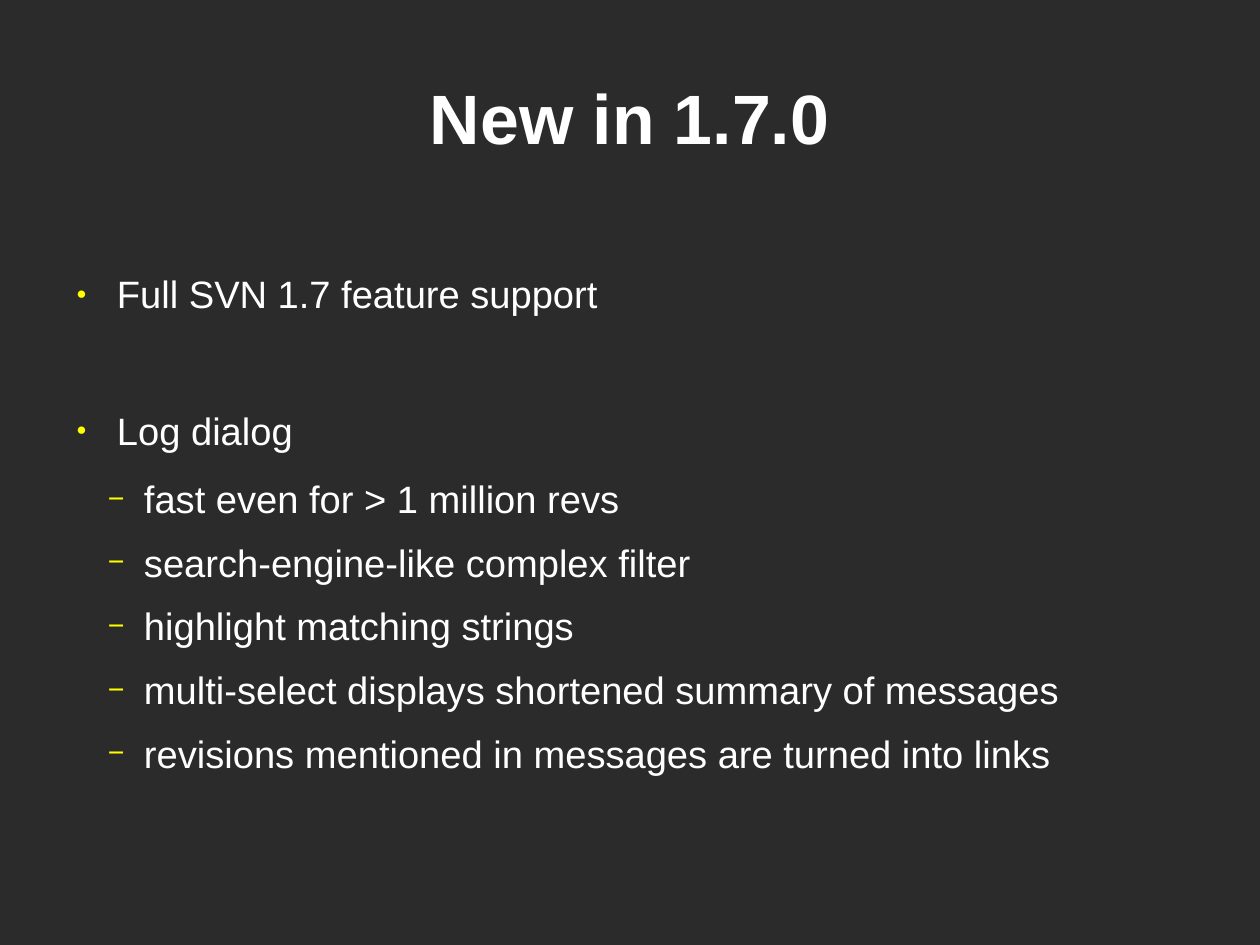
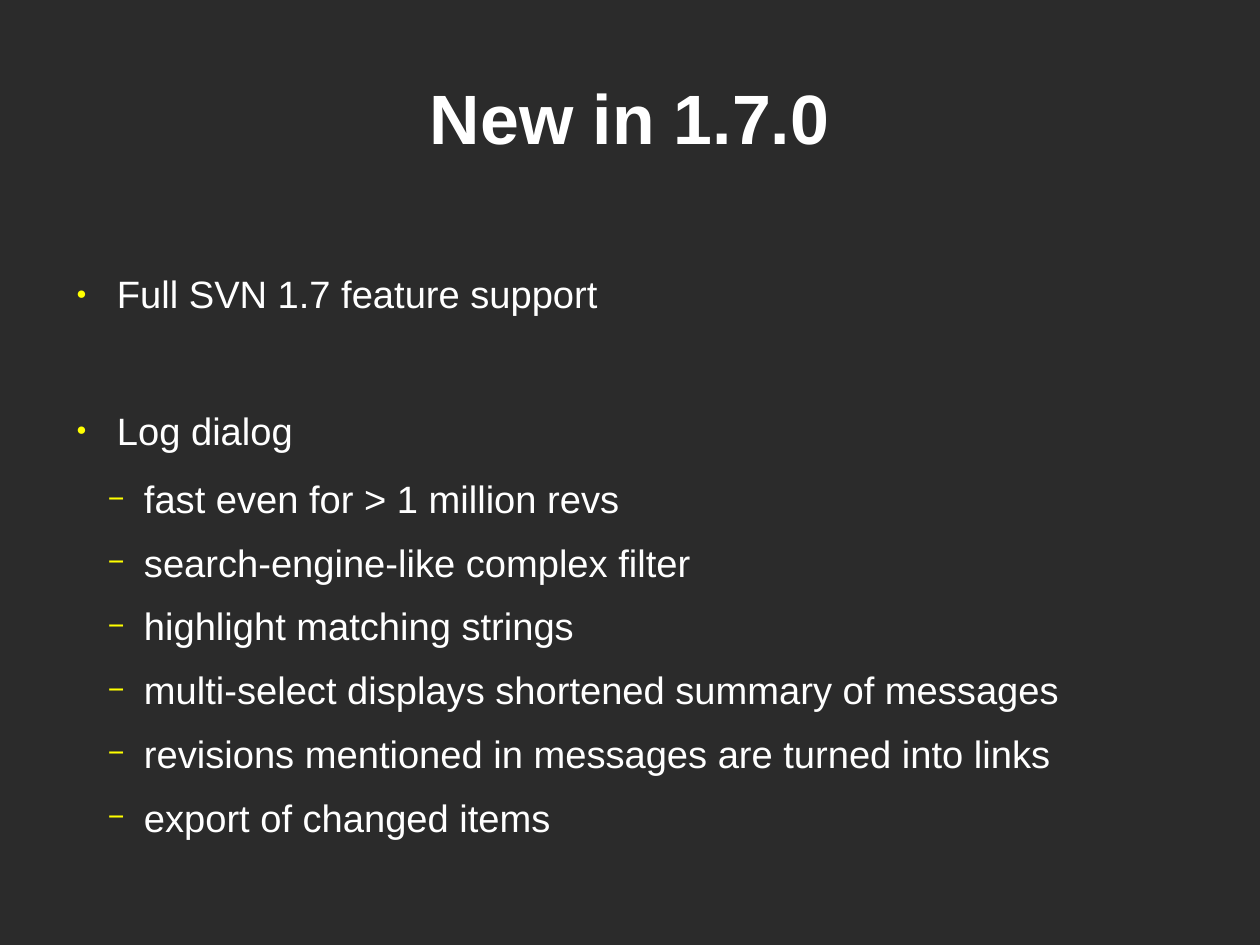
Before and after one commit to josesimoes/TortoiseSVN, a slide deck: slide 4 of doc/presentations/Subversion Live 2011/tsvn17andbeyond.odp. Drawn at 1260x945 pixels with LibreOffice and Linux fonts; fonts in the diff are those of the drawing; background and template pictures are left out; a plain dark background stands for a picture behind light text. Boxes give left, top, right and bottom in pixels: in the first picture for what was removed or moved away, otherwise in the second. Text is boxed around its words. In the diff, an @@ line names an element or a change of style, - is before the commit and + after.

Commit message:
add two more items after discussion with Stefan Küng

```diff
--- a/doc/presentations/Subversion Live 2011/tsvn17andbeyond.odp
+++ b/doc/presentations/Subversion Live 2011/tsvn17andbeyond.odp
@@ text at (144,804,550,840): paragraph added @@
+  − export of changed items
```
Also in this commit, not shown: 1 other slide changed.
